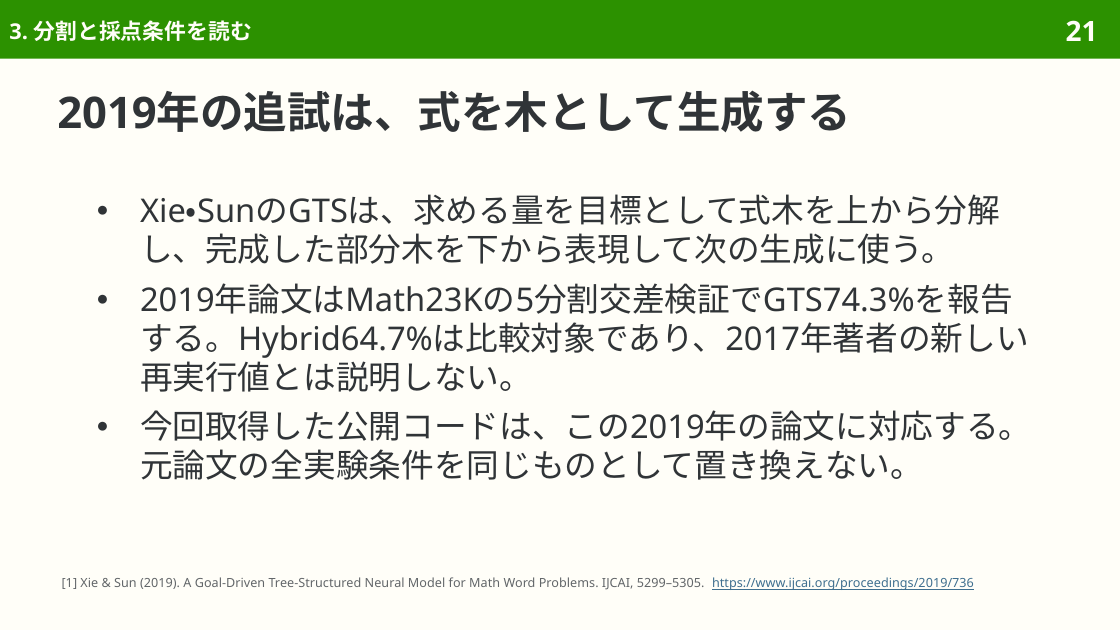
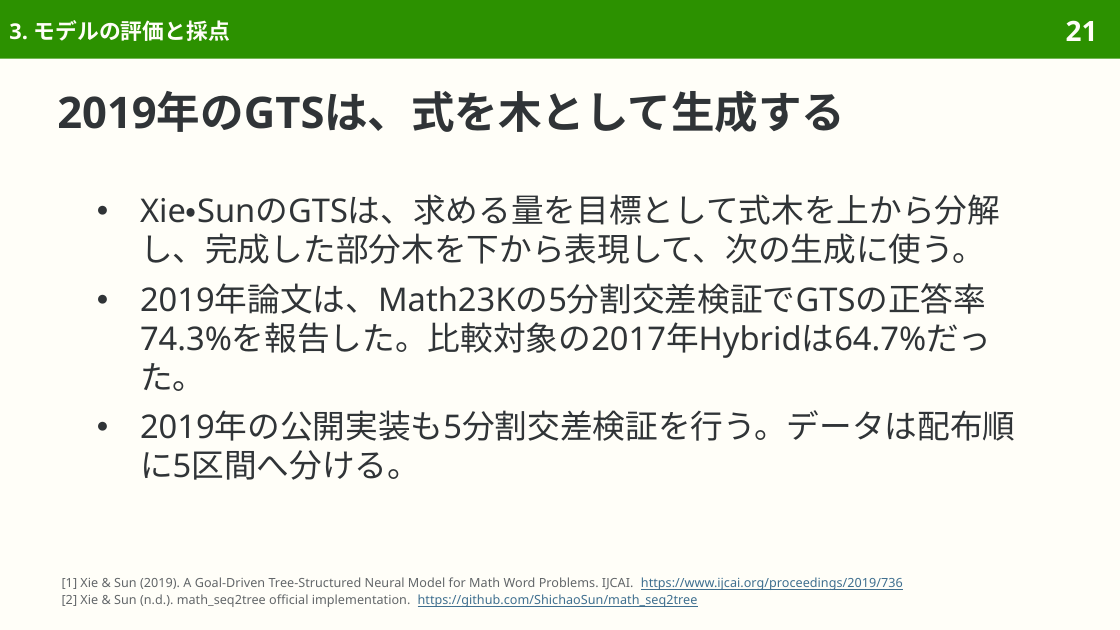
Before and after one commit to sasakiy84/datasets-in-10-minutes, a slide deck: slide 21 of slides/datasets-in-10-minutes-math23k.pptx. Drawn at 1120x630 pixels with LibreOffice and Linux fonts; fonts in the diff are those of the drawing. Boxes give left, top, right and bottom in pixels: in the first picture for what was removed or moved away, otherwise in the second. Text is boxed around its words. In the diff, an @@ line names an element or a change of style, - is before the commit and + after.

Commit message:
Rebuild Math23K around its original data, arithmetic examples and solver research

```diff
--- a/slides/datasets-in-10-minutes-math23k.pptx
+++ b/slides/datasets-in-10-minutes-math23k.pptx
@@ title at [9,20,230,41]: text changed @@
-3. 分割と採点条件を読む
+3. モデルの評価と採点
@@ title at [57,90,845,132]: text changed @@
-2019年の追試は、式を木として生成する
+2019年のGTSは、式を木として生成する
@@ text at [140,194,1016,480]: text changed @@
-● Xie・SunのGTSは、求める量を目標として式木を上から分解し、完成した部分木を下から表現して次の生成に使う。
-● 2019年論文はMath23Kの5分割交差検証でGTS74.3%を報告する。Hybrid64.7%は比較対象であり、2017年著者の新しい再実行値とは説明しない。
-● 今回取得した公開コードは、この2019年の論文に対応する。元論文の全実験条件を同じものとして置き換えない。
+● Xie・SunのGTSは、求める量を目標として式木を上から分解し、完成した部分木を下から表現して、次の生成に使う。
+● 2019年論文は、Math23Kの5分割交差検証でGTSの正答率74.3%を報告した。比較対象の2017年Hybridは64.7%だった。
+● 2019年の公開実装も5分割交差検証を行う。データは配布順に5区間へ分ける。
@@ text at [62,577,903,607]: text changed @@
-[1] Xie & Sun (2019). A Goal-Driven Tree-Structured Neural Model for Math Word Problems. IJCAI, 5299–5305. https://www.ijcai.org/proceedings/2019/736
+[1] Xie & Sun (2019). A Goal-Driven Tree-Structured Neural Model for Math Word Problems. IJCAI. https://www.ijcai.org/proceedings/2019/736
+[2] Xie & Sun (n.d.). math_seq2tree official implementation. https://github.com/ShichaoSun/math_seq2tree
```
Also in this commit, not shown: 39 other slides changed, 1 slide added, 15 slides removed, 42 other files.
